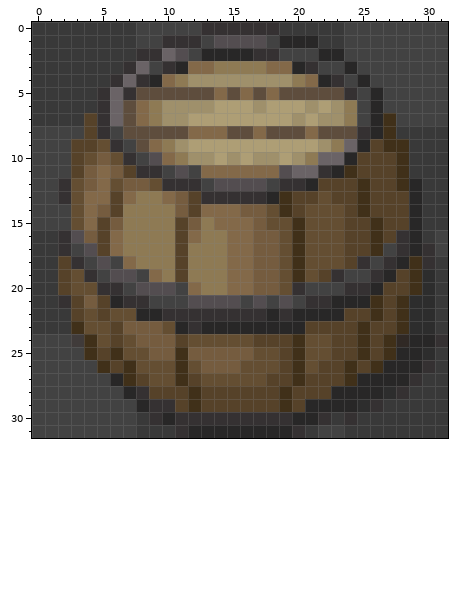
Two states of a pixel-art sprite, app/src/main/res/drawable/tile_wall_barrel.png. That is the earlier state.
The file is 32x32 pixels. Pixels under 10% opacity are left out. Colours within 5 levels of each other are drawn and written as one.
New version:
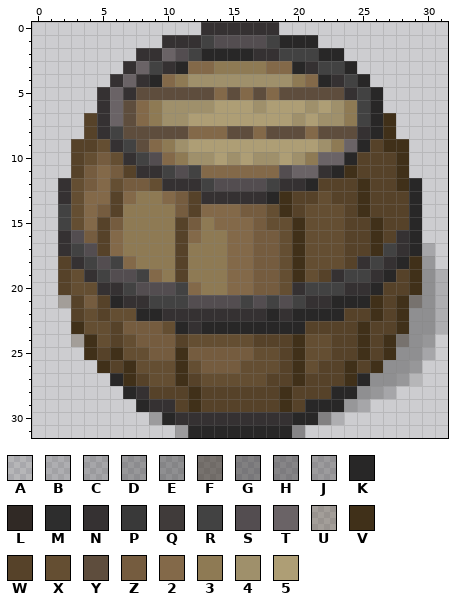
Palette (. is transparent): A #0000001d  B #00000026  C #00000030  D #00000043  E #0000004d  F #251b1082  G #1c1a1a6e  H #1e1b1b67  J #2825254c  K #282727  L #302925  M #2d2d2d  N #353132  P #393939  Q #403b3a  R #424242  S #534d50  T #6a6366  U #402f174c  V #403019  W #564229  X #644e32  Y #5e4d3d  Z #755c3f  2 #836949  3 #8e7a54  4 #9f906b  5 #ae9e75
From the commit log: replaced wall tiles with ones that have transparent background
Change:
@@ x 0..31 @@
- 0 PPPPPPPPRRRRRNNNNNNPPPPPRRRRRRRR
- 1 PPPPPPPPRRNNNRSSSSRKKKPPRRRRRRRR
- 2 PPPPPPPPNNTSRKKKKNNRRRKKRRRRRRRR
- 3 PPPPPPPNTRNK22333322KNRRKRRRRRRR
- 4 PPPPPPNTNK234444444432KNRKRRRRRR
- 5 PPPPPNTNYYYYYY2Y2Y2YYYYYNRKRRRRR
- 6 PPPPPNTY23444455545554543RKRRRRR
- 7 PPPPWNTY23445555555545443RKVRRRR
- 8 RRRRWNRYYYYY222YY2YYY2YYYNKVPPPP
- 9 RRRWWXNRY234555555555543TKWVVPPP
-10 RRRWXZXNRS234454544543TTKWWWVPPP
-11 RRRWZ2ZWNNRSR222222STTNKVWWWVPPP
-12 RRNXZ2XZZXNNNRSSSSRNNKWWWVWWVKPP
-13 RRNX22W2332ZWNNNNNKVWWXWWVWWWKPP
-14 RRRX2ZW3333ZW222ZZXVWXXXWVWWWKPP
-15 RRRX2WZ3333WZ3222ZXXVXXXWWVWWKPP
-16 PPNSZW23333W23322ZZXVXXXWWVWNKPR
-17 PPNRSW23333W33322ZZXVXXXWWVRNKNR
-18 PPWNRSR2333W33322ZZXVXXXWNRNKVNP
-19 PPWXNRSSR23W33322ZZXVXWNRRNKWVMP
-20 PPWXXNNRSSSR23322ZZXNRRRNNKWWVMP
-21 PPNWZWKNNRRRSSSSRSRSRNNKKKVWVMMP
-22 PPPWXWXXKKNNNNNNNNKNKKKKWWVWVMMP
-23 PPPVXXWZZZXKNKKKKKKKKWWWWVWWVMMP
-24 RRRQVXWXZZZWXXXXXWWWVXXWWVWVLKKN
-25 RRRRVWVXXZZVZZZZZXXWVXXWWVWVKKMP
-26 RRRRRVWVXXXVXZZZXXXWVXWWVWVKKKNP
-27 RRRRRRKVWXXVWXXXXXWWVWWWVKKKKNPP
-28 RRRRRRRKNWWWVWWWWWWVWWWKKKKMNPPP
-29 RRRRRRRRKNNWVWWWWWWVWKKKKMNPPPPP
-30 RRRRRRRRPNKNNNNNNNNNKKNPNPPPPPPP
-31 RRRRRRRRPPPNKKKKKKKKNPRRPPPPPPPP
+ 0 .............NNNNNN.............
+ 1 ..........NNNRSSSSRKKK..........
+ 2 ........NNTSRKKKKNNRRRKK........
+ 3 .......NTRNK22333322KNRRK.......
+ 4 ......NTNK234444444432KNRK......
+ 5 .....NTNYYYYYY2Y2Y2YYYYYNRK.....
+ 6 .....NTY23444455545554543RK.....
+ 7 ....WNTY23445555555545443RKV....
+ 8 ....WNRYYYYY222YY2YYY2YYYNKV....
+ 9 ...WWXNRY234555555555543TKWVV...
+10 ...WXZXNRS234454544543TTKWWWV...
+11 ...WZ2ZWNNRSR222222STTNKVWWWV...
+12 ..NXZ2XZZXNNNRSSSSRNNKWWWVWWVK..
+13 ..NX22W2332ZWNNNNNKVWWXWWVWWWK..
+14 ..RX2ZW3333ZW222ZZXVWXXXWVWWWK..
+15 ..RX2WZ3333WZ3222ZXXVXXXWWVWWK..
+16 ..NSZW23333W23322ZZXVXXXWWVWNK..
+17 ..NRSW23333W33322ZZXVXXXWWVRNKC.
+18 ..WNRSR2333W33322ZZXVXXXWNRNKVD.
+19 ..WXNRSSR23W33322ZZXVXWNRRNKWVEB
+20 ..WXXNNRSSSR23322ZZXNRRRNNKWWVEB
+21 ..UWZWKNNRRRSSSSRSRSRNNKKKVWVFEB
+22 ...WXWXXKKNNNNNNNNKNKKKKWWVWVEEB
+23 ...VXXWZZZXKNKKKKKKKKWWWWVWWVEEB
+24 ...UVXWXZZZWXXXXXWWWVXXWWVWVFED.
+25 ....VWVXXZZVZZZZZXXWVXXWWVWVEEC.
+26 .....VWVXXXVXZZZXXXWVXWWVWVEED..
+27 ......KVWXXVWXXXXXWWVWWWVKEEDA..
+28 .......KNWWWVWWWWWWVWWWKKEDC....
+29 ........KNNWVWWWWWWVWKKKDC......
+30 .........JKNNNNNNNNNKKGB........
+31 ...........JKKKKKKKKH...........
